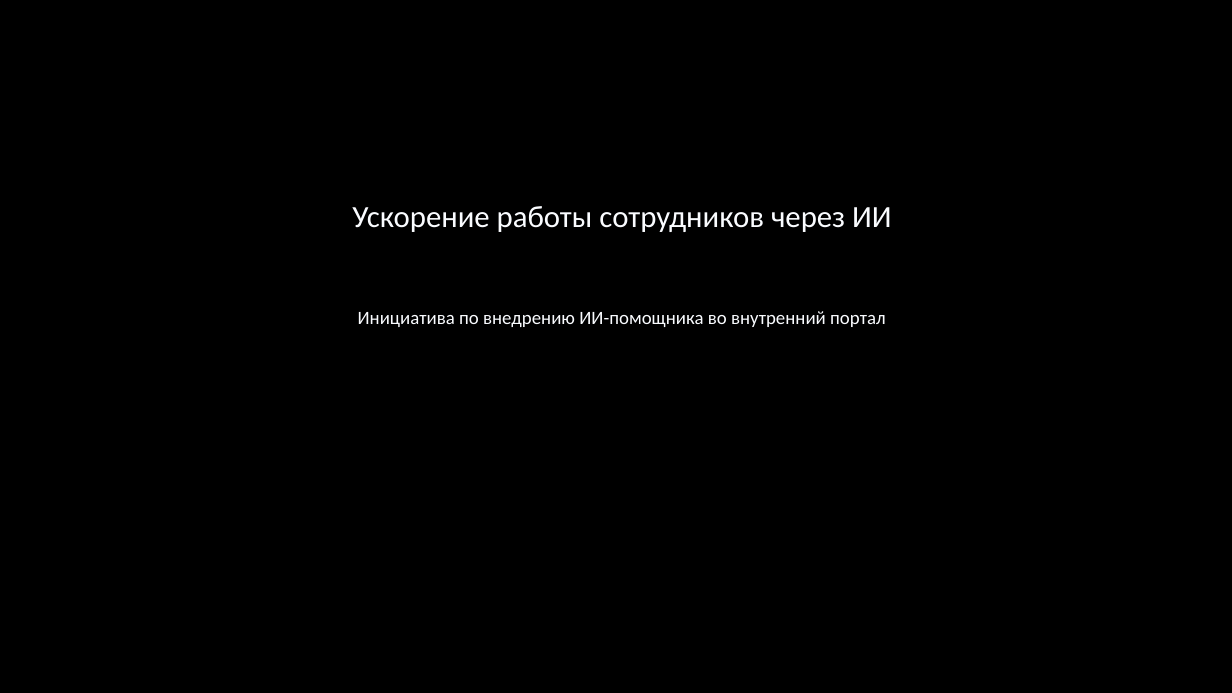
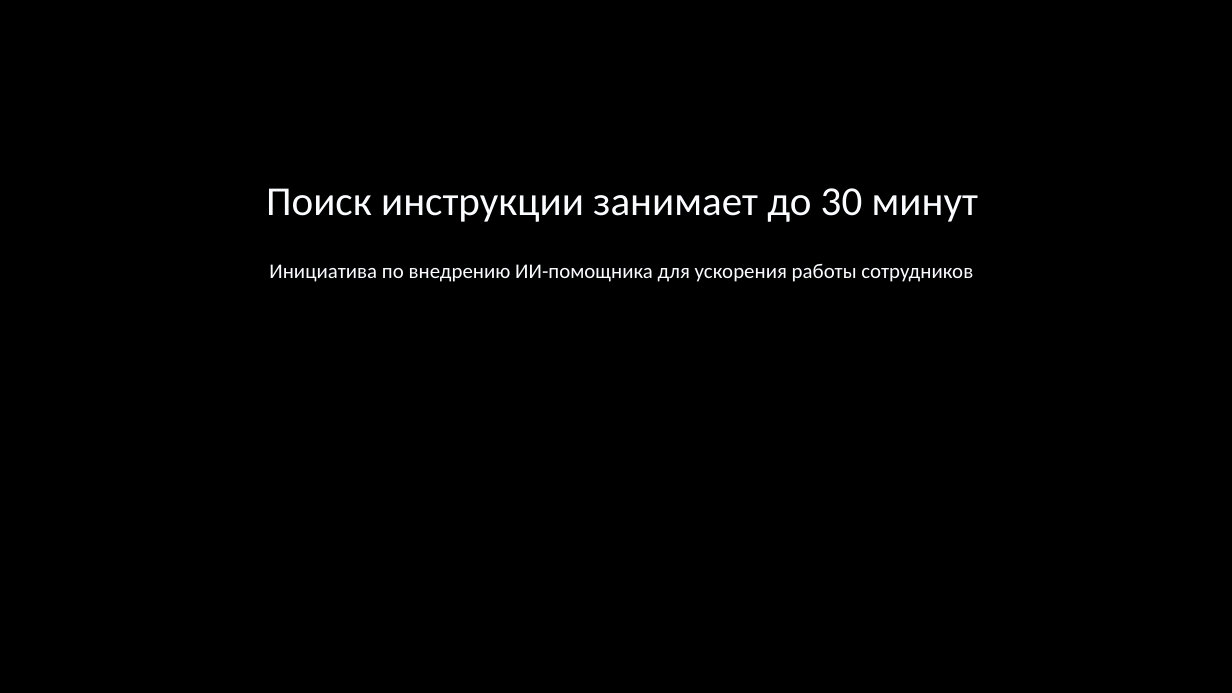
Before and after one commit to temurysega/lct_vk, a slide deck: slide 1 of deliverables/vk-tech-focus.pptx. Drawn at 1232x693 pixels with LibreOffice and Linux fonts; fonts in the diff are those of the drawing; background and template pictures are left out. Boxes give left, top, right and bottom in pixels: in the first picture for what was removed or moved away, otherwise in the second. Text is boxed around its words. In the diff, an @@ line names an element or a change of style, - is before the commit and + after.

```diff
--- a/deliverables/vk-tech-focus.pptx
+++ b/deliverables/vk-tech-focus.pptx
@@ title at (266,188,978,222): text changed; size 18 to 24 pt @@
-Ускорение работы сотрудников через ИИ
+Поиск инструкции занимает до 30 минут
@@ text at (269,264,973,282): text changed; size 11 to 12.2 pt @@
-Инициатива по внедрению ИИ-помощника во внутренний портал
+Инициатива по внедрению ИИ-помощника для ускорения работы сотрудников
```
Also in this commit, not shown: 5 other slides changed, 4 slides added, 6 slides removed, 30 other files.
